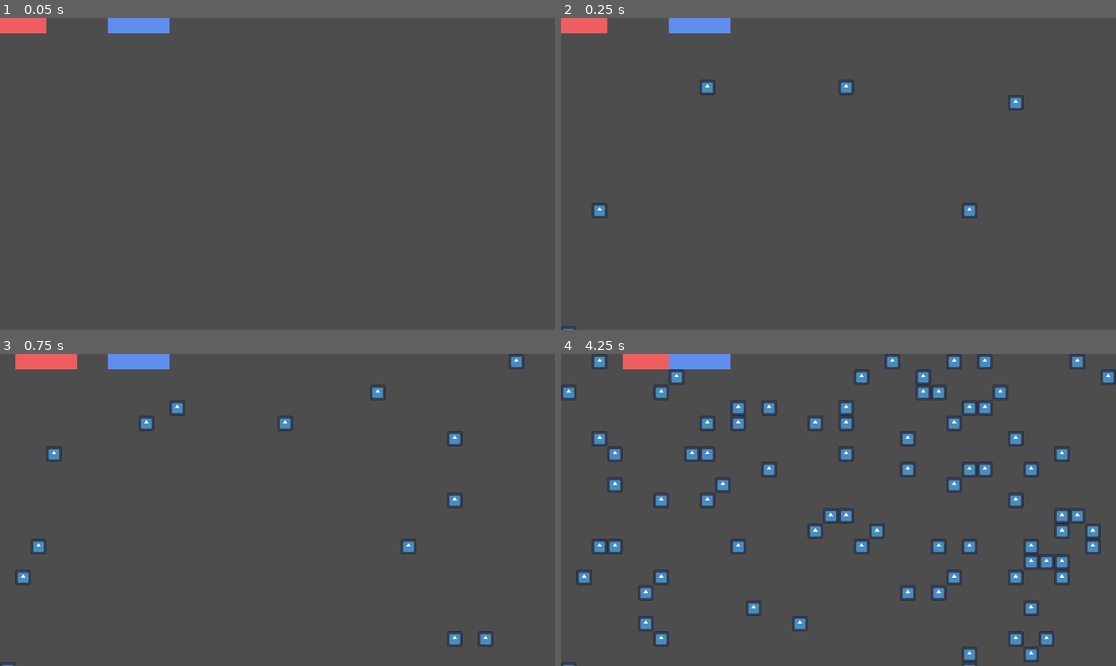
Above: before the commit, frames 1-4 (two rows, left to right).
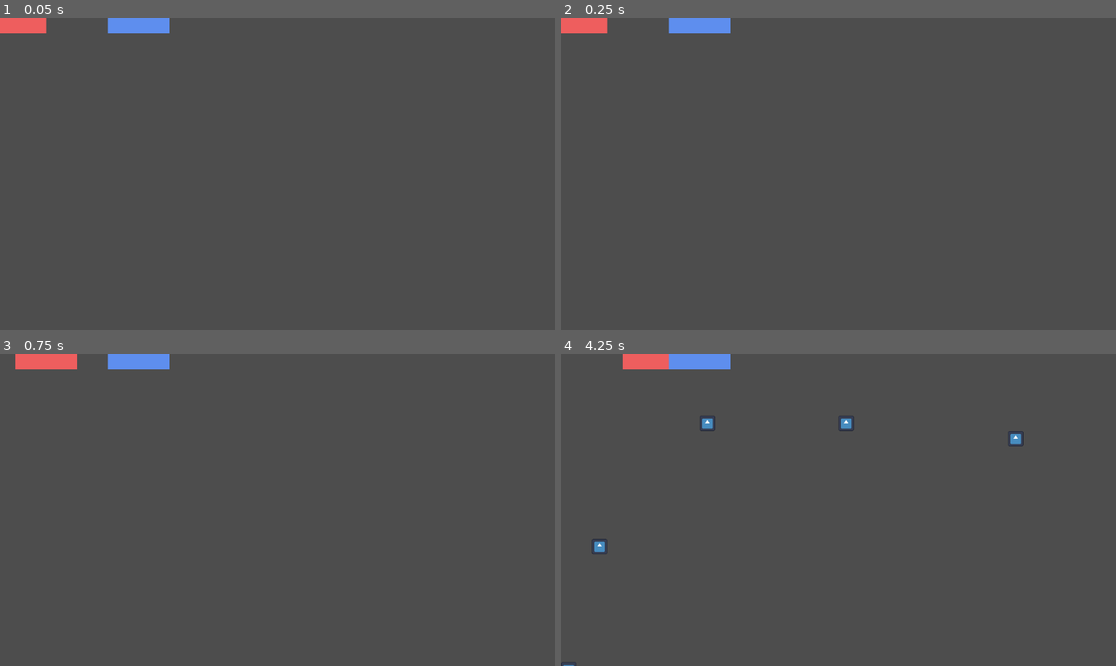
Above: after the commit, the same moments.

Repository: arrowira/MiniJam196Snake
Game: Godot game, scene res://scenes/main.tscn
Two runs of this game, one before a commit and one after it. Both use one fixed random seed, a clock stepped at 60 frames per second and the inputs below. The engine's default icon, where the game draws it, is replaced by a stand-in: a white triangle on a blue panel in a dark square.
Inputs:
- Up to frame 1 (0.05 s): no input
- Up to frame 2 (0.25 s): no input
- Up to frame 3 (0.75 s): hold Right (p1right) from 0.53 s (still down); tap S (p2down) at 0.6 s
- Up to frame 4 (4.25 s): release Right (p1right) at 1.28 s; hold Down (p1down) 1.28-2.03 s; tap one key every 0.75 s from 1.35 s: A (p2left) D (p2right) W (p2up) S (p2down); hold Right (p1right) 2.03-2.78 s; hold Up (p1up) 2.78-3.53 s; hold Left (p1left) from 3.53 s (still down)

Frame 1 is identical in both runs. In frame 2, 0.5% of the frame differs, in the area x 0-84%, y 19-100%; in frame 3, 1.2%; in frame 4, 6.6%, in the area x 0-100%, y 0-100%.

Commit message:
apple spawning tune

Diff:
--- a/minijam-196-proj/scenes/main.tscn
+++ b/minijam-196-proj/scenes/main.tscn
@@ -1,12 +1,10 @@
-[gd_scene load_steps=5 format=3 uid="uid://3jlldpsx5vpm"]
+[gd_scene load_steps=4 format=3 uid="uid://3jlldpsx5vpm"]
 
-[ext_resource type="Script" path="res://scenes/gameManager.gd" id="1_jyhfs"]
 [ext_resource type="PackedScene" uid="uid://dsomo3xmi6joa" path="res://scenes/snakeA.tscn" id="1_o5qli"]
 [ext_resource type="PackedScene" uid="uid://btptv76as7oeo" path="res://scenes/snakeB.tscn" id="2_0wfyh"]
-[ext_resource type="PackedScene" path="res://scenes/AppleSpawner.tscn" id="3_sugp2"]
+[ext_resource type="PackedScene" uid="uid://bt2b8pp2xn6db" path="res://scenes/AppleSpawner.tscn" id="3_sugp2"]
 
 [node name="main" type="Node2D"]
-script = ExtResource("1_jyhfs")
 
 [node name="snakeA" parent="." instance=ExtResource("1_o5qli")]
 position = Vector2(64, 0)
@@ -15,3 +13,4 @@
 position = Vector2(320, 0)
 
 [node name="AppleSpawner" parent="." instance=ExtResource("3_sugp2")]
+spawnSpeed = 20
--- a/minijam-196-proj/scripts/apple_spawner.gd
+++ b/minijam-196-proj/scripts/apple_spawner.gd
@@ -1,9 +1,12 @@
 extends Node2D
 
 var Apple = preload("res://scenes/Apple.tscn")
-
+@export var spawnSpeed = 1
+var t = 0
 func _physics_process(delta: float) -> void:
-	Spawn()
+	t+=1
+	if t%spawnSpeed ==0:
+		Spawn()
 
 func Spawn():
 	var A = Apple.instantiate()
Not shown: 1 places in minijam-196-proj/scenes/AppleSpawner.tscn that only renumber resources
